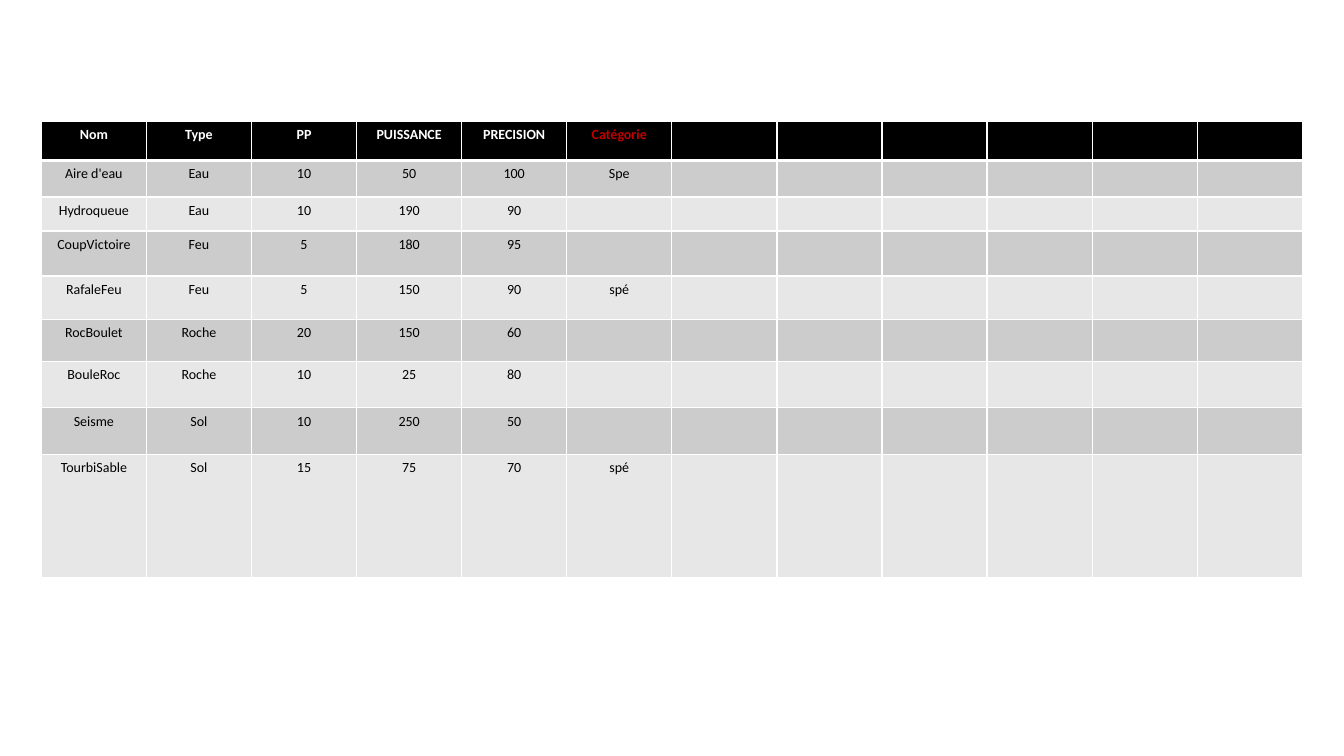
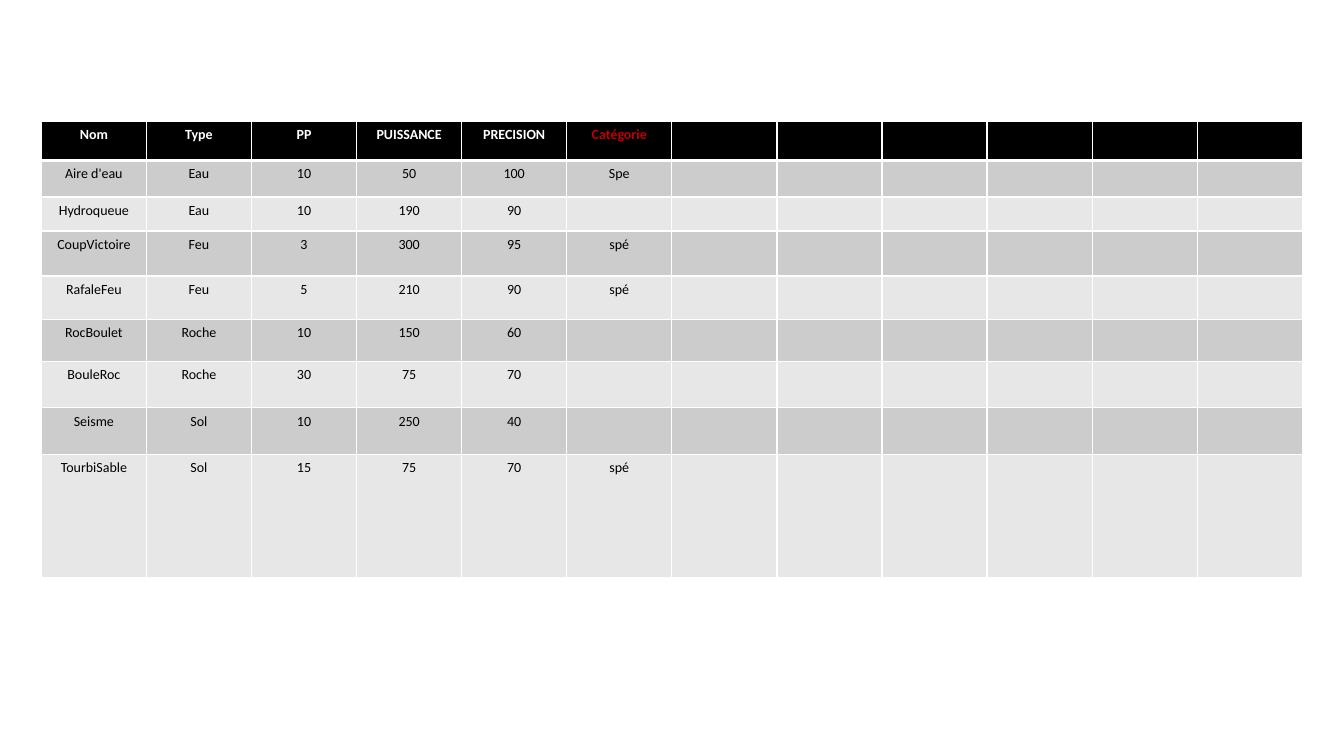
Before and after one commit to EldRaveunAeshsja/pokemonJulienArnaud, a slide deck: slide 3 of Resume.pptx. Drawn at 1344x756 pixels with LibreOffice and Linux fonts; fonts in the diff are those of the drawing. Boxes give left, top, right and bottom in pixels: in the first picture for what was removed or moved away, otherwise in the second. Text is boxed around its words. In the diff, an @@ line names an element or a change of style, - is before the commit and + after.

```diff
--- a/Resume.pptx
+++ b/Resume.pptx
@@ table at (41,121,1300,578) @@
-row 4: CoupVictoire | Feu | 5 | 180 | 95 |  |  |  |  |  |  | 
+row 4: CoupVictoire | Feu | 3 | 300 | 95 | spé |  |  |  |  |  | 
-row 5, column 4: 150
+row 5, column 4: 210
-row 6, column 3: 20
+row 6, column 3: 10
-row 7: BouleRoc | Roche | 10 | 25 | 80 |  |  |  |  |  |  | 
+row 7: BouleRoc | Roche | 30 | 75 | 70 |  |  |  |  |  |  | 
-row 8, column 5: 50
+row 8, column 5: 40
```
Also in this commit, not shown: 1 slide added, 3 other files.
